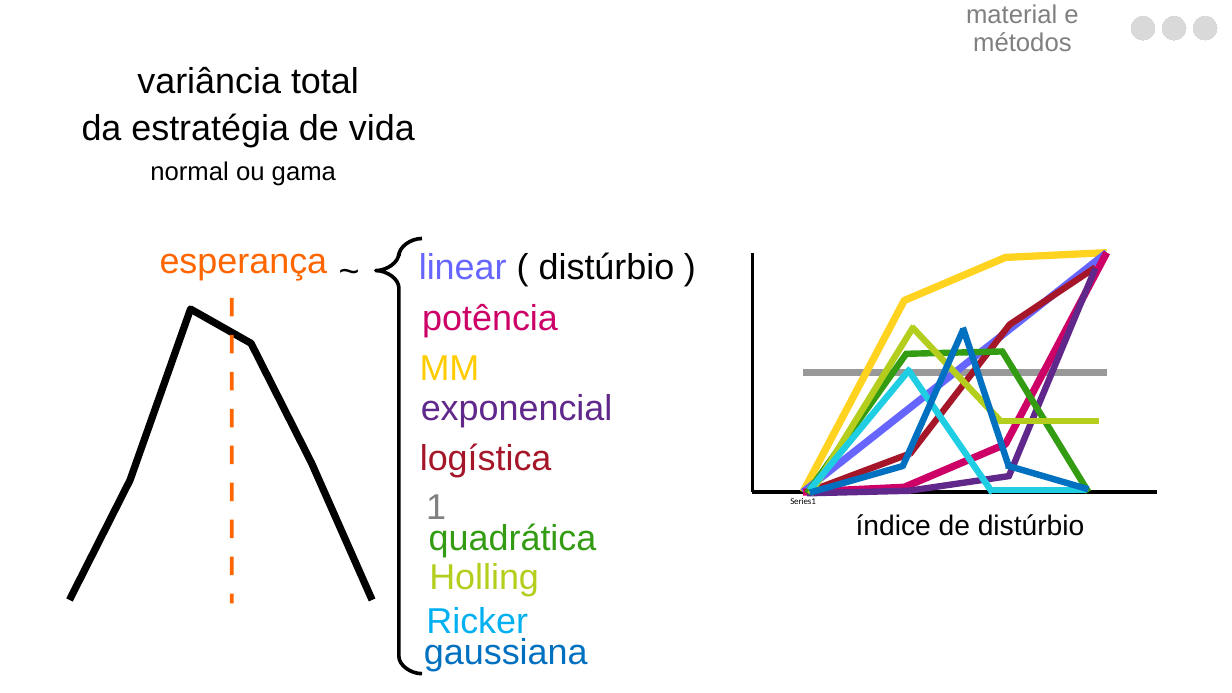
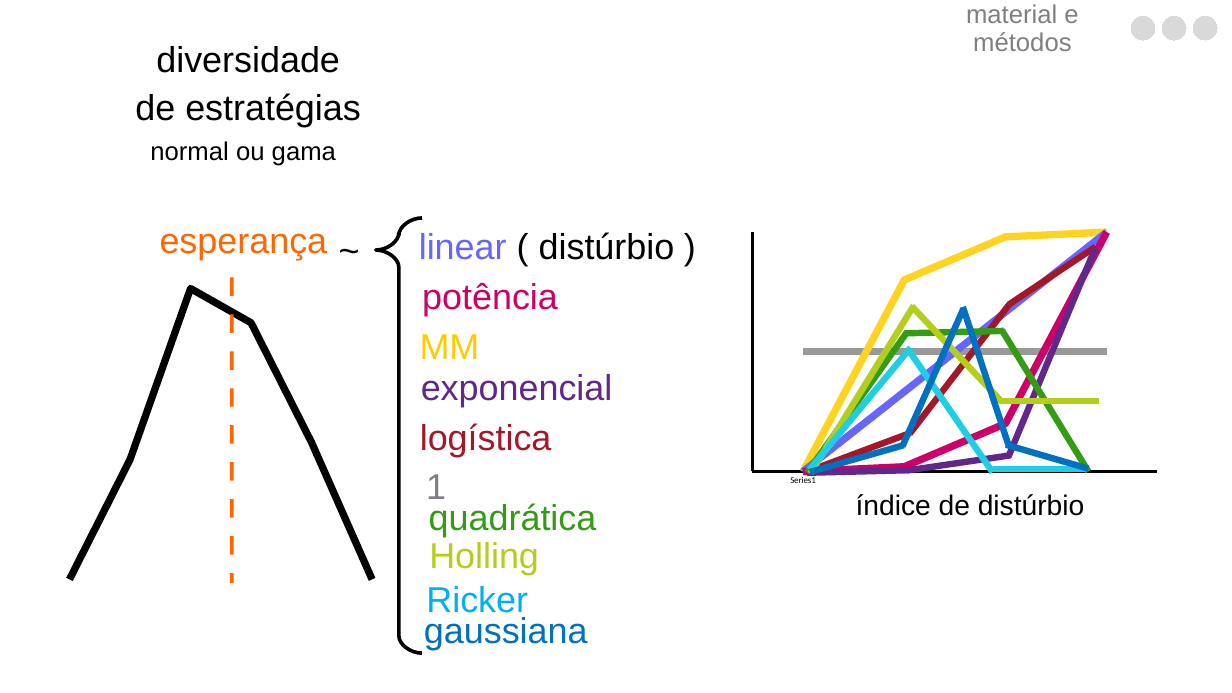
Before and after one commit to luisanovara/dissertacao, a slide deck: slide 102 of DEFESA.pptx. Drawn at 1232x693 pixels with LibreOffice and Linux fonts; fonts in the diff are those of the drawing. Boxes give left, top, right and bottom in pixels: in the first picture for what was removed or moved away, otherwise in the second. Text is boxed around its words. In the diff, an @@ line names an element or a change of style, - is before the commit and + after.

```diff
--- a/DEFESA.pptx
+++ b/DEFESA.pptx
@@ text at <box>135,46,361,127</box>: text changed @@
-variância total
-da estratégia de vida
+diversidade
+de estratégias
@@ 20 lines, 15 texts, 2 line charts, 1 freeform shape: place and size @@
-20 lines, 15 texts, 2 line charts, 1 freeform shape at <box>31,161,1166,674</box>
+20 lines, 15 texts, 2 line charts, 1 freeform shape at <box>31,141,1166,653</box>
```
Also in this commit, not shown: 3 other slides changed.
